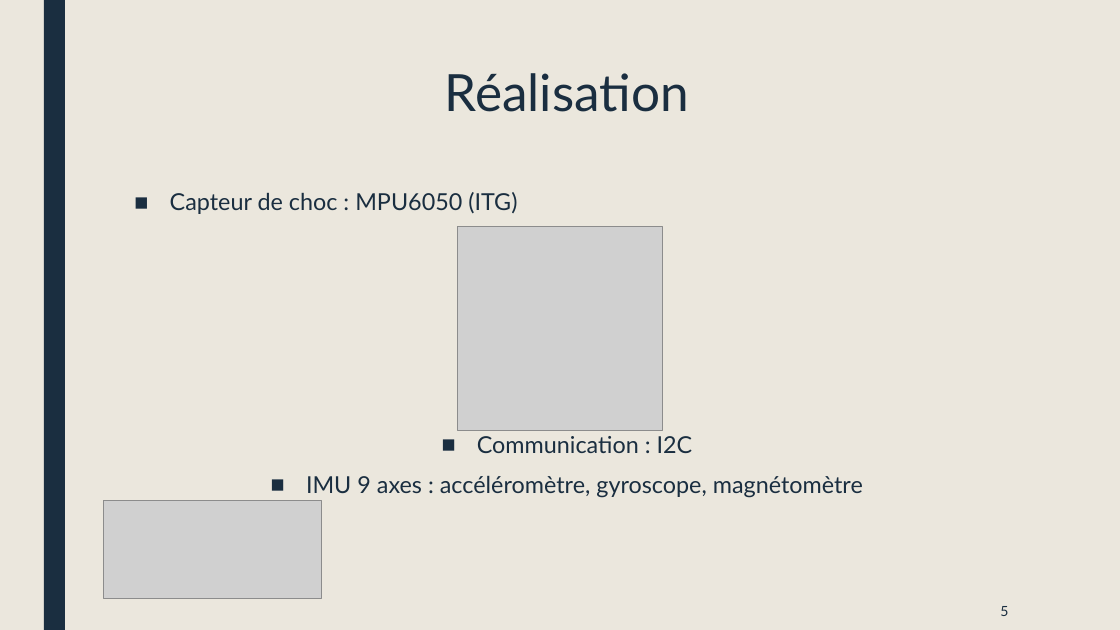
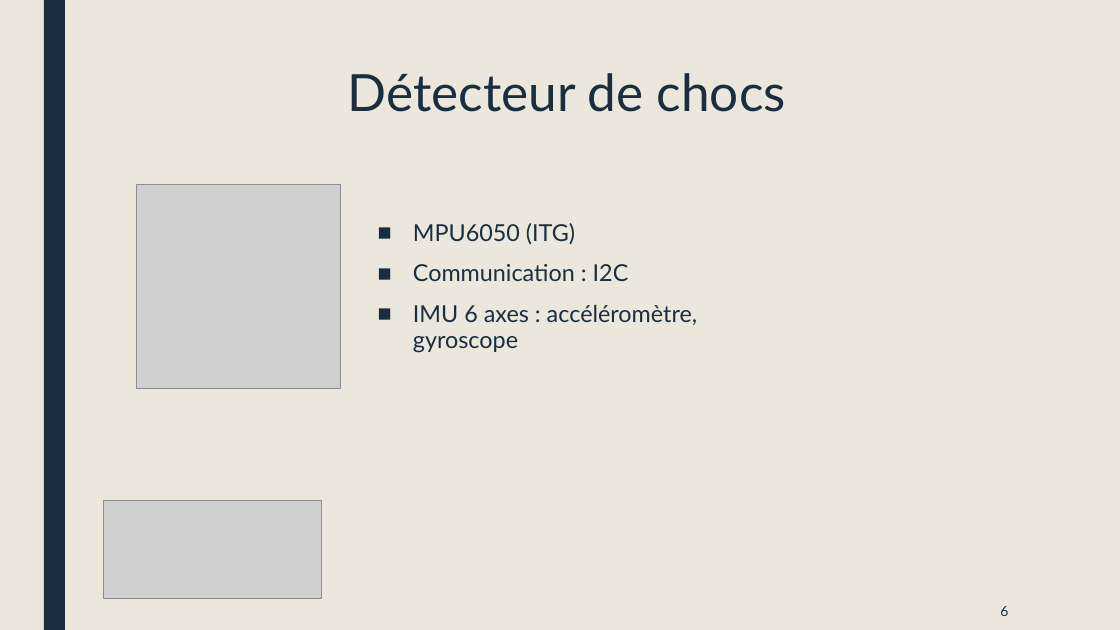
Before and after one commit to JombartOlivier/Isenprotect, a slide deck: slide 6 of Présentation/Présentation 27_02_2018.pptx (slide 5 before the commit). Drawn at 1120x630 pixels with LibreOffice and Linux fonts; fonts in the diff are those of the drawing; grey boxes stand for pictures. Boxes give left, top, right and bottom in pixels: in the first picture for what was removed or moved away, otherwise in the second. Text is boxed around its words. In the diff, an @@ line names an element or a change of style, - is before the commit and + after.

Commit message:
Update presentation

```diff
--- a/Présentation/Présentation 27_02_2018.pptx
+++ b/Présentation/Présentation 27_02_2018.pptx
@@ title at [348,73,786,112]: text changed @@
-Réalisation
+Détecteur de chocs
@@ picture: place and size @@
-picture at [458,226,662,430]
+picture at [136,184,340,388]
@@ text "MPU6050 (ITG)": place and size @@
-text "MPU6050 (ITG)" at [170,192,863,498]
+text "MPU6050 (ITG)" at [413,223,698,353]
@@ text at [413,223,575,245]: text changed @@
-■ Capteur de choc : MPU6050 (ITG)
+■ MPU6050 (ITG)
@@ text at [413,264,629,281]: alignment centre to left @@
@@ text at [413,305,698,353]: text changed @@
-■ IMU 9 axes : accéléromètre, gyroscope, magnétomètre
+■ IMU 6 axes : accéléromètre, gyroscope
@@ page number at [1000,606,1008,616]: text changed @@
-5
+6
```
Also in this commit, not shown: 6 other slides changed, 2 slides added, 3 slides removed, 1 other file.
